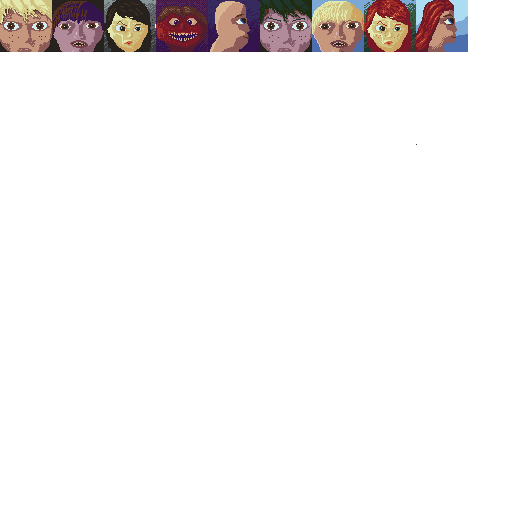
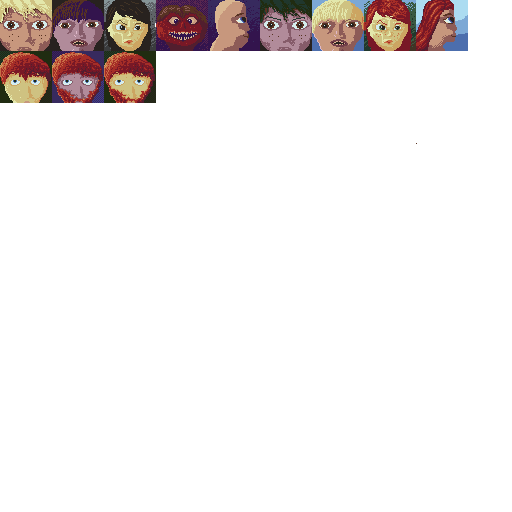
Comparing the layer stacks of the two 512 × 512 images. Changes:
painted on "Background" over [0, 0, 468, 145]
